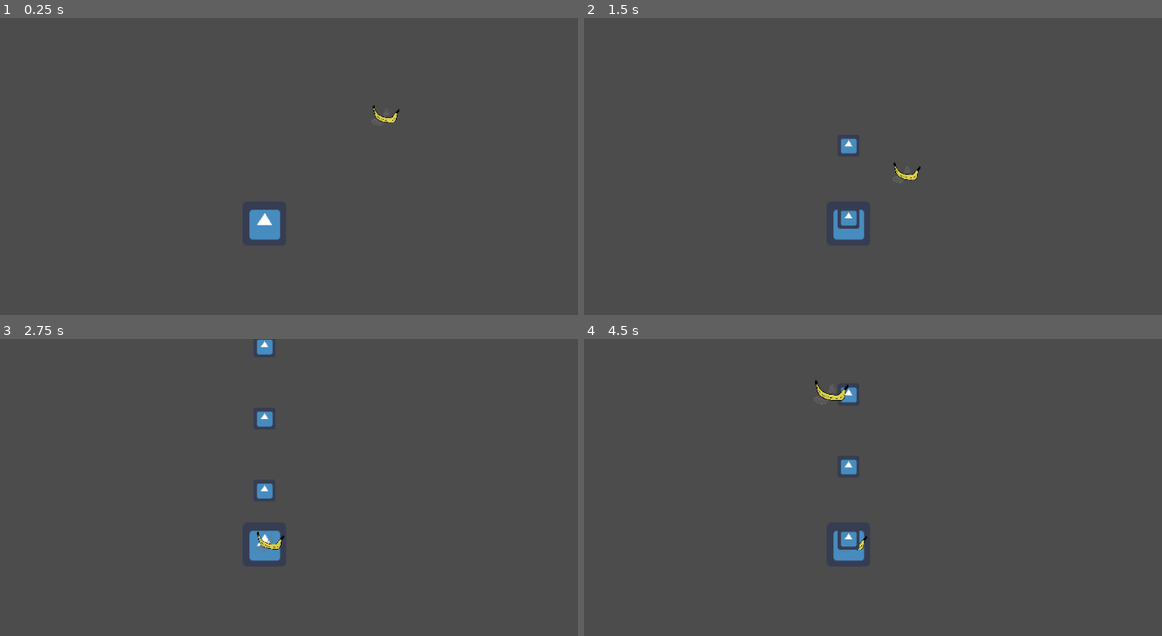
Above: before the commit, frames 1-4 (two rows, left to right).
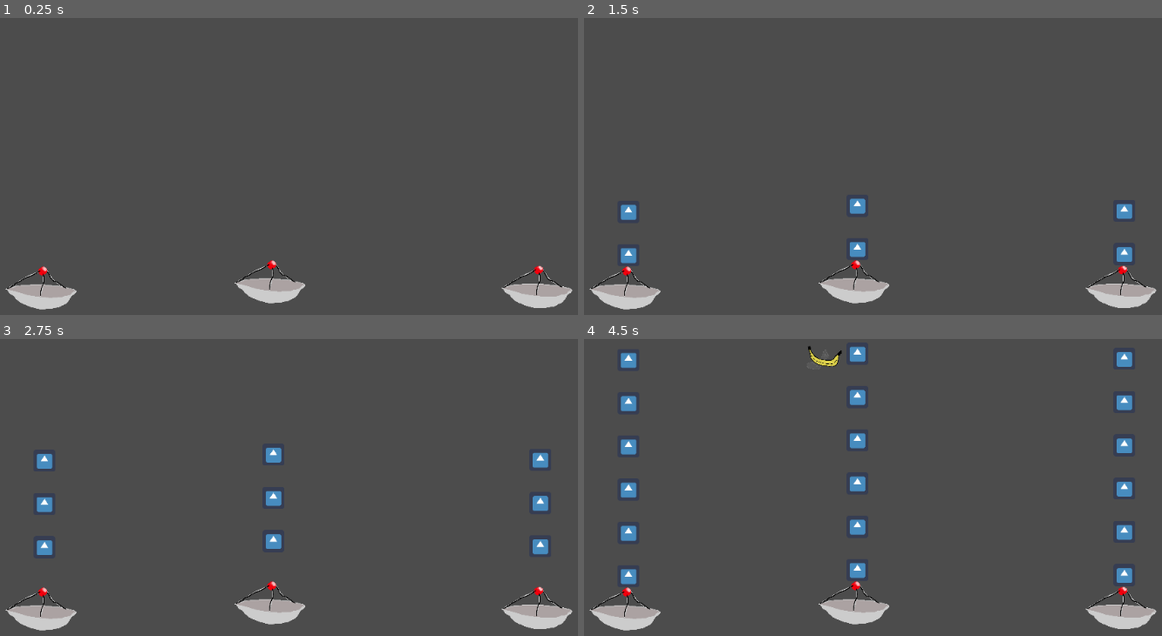
Above: after the commit, the same moments.

Repository: almbr/LameJam-2
Game: Godot game, scene res://World.tscn
Same seed, same stepped clock (60 frames per second), same inputs: the game is played once before the commit and once after it. The engine's default icon, where the game draws it, is replaced by a stand-in: a white triangle on a blue panel in a dark square.
Inputs (mouse positions are in pixels of both pictures, inside the frame that each line leads up to):
- Up to frame 1 (0.25 s): no input
- Up to frame 2 (1.5 s): move the mouse to (988, 202) at 0.52 s; click (988, 202) at 0.67 s; move the mouse to (699, 240) at 1.27 s; click (699, 240) at 1.42 s
- Up to frame 3 (2.75 s): move the mouse to (323, 451) at 2.02 s; click (323, 451) at 2.17 s
- Up to frame 4 (4.5 s): move the mouse to (803, 624) at 2.77 s; click (803, 624) at 2.92 s; move the mouse to (1046, 603) at 3.52 s; click (1046, 603) at 3.67 s; move the mouse to (630, 481) at 4.27 s; click (630, 481) at 4.42 s

The runs differ from the first frame. In frame 1, 3.1% of the frame differs, in the area x 0-100%, y 29-99%; in frame 2, 4.0%; in frame 3, 4.5%; in frame 4, 5.9%, in the area x 0-100%, y 2-99%.

Commit message:
Designa antenn.

Diff:
--- a/Banan.tscn
+++ b/Banan.tscn
@@ -4,6 +4,7 @@
 [ext_resource path="res://images/banan.png" type="Texture" id=2]
 
 [node name="Banan" type="KinematicBody2D"]
+collision_layer = 2
 script = ExtResource( 1 )
 __meta__ = {
 "_edit_group_": true
@@ -12,3 +13,6 @@
 [node name="Sprite" type="Sprite" parent="."]
 scale = Vector2( 0.09, 0.089532 )
 texture = ExtResource( 2 )
+
+[node name="CollisionPolygon2D" type="CollisionPolygon2D" parent="."]
+polygon = PoolVector2Array( -11.1021, -19.9397, -8.2183, -11.4873, -1.35692, -4.42706, 16.9401, 0.0477524, 22.3099, -3.03489, 33.3477, -15.266, 35.9332, -12.6806, 26.7847, 8.10241, 16.244, 9.39514, -7.22389, 2.53376, -15.1791, -20.8347, -11.997, -22.2269 )
--- a/Projectile.tscn
+++ b/Projectile.tscn
@@ -3,8 +3,11 @@
 [ext_resource path="res://scripts/Projectile.gd" type="Script" id=1]
 [ext_resource path="res://icon.png" type="Texture" id=2]
 
-[node name="Projectile" type="KinematicBody2D"]
+[node name="Projectile" type="KinematicBody2D" groups=[
+"projectile",
+]]
 scale = Vector2( 0.97732, 0.989031 )
+collision_mask = 2
 script = ExtResource( 1 )
 __meta__ = {
 "_edit_group_": true
@@ -13,3 +16,6 @@
 [node name="Sprite" type="Sprite" parent="."]
 scale = Vector2( 0.513232, 0.513232 )
 texture = ExtResource( 2 )
+
+[node name="CollisionPolygon2D" type="CollisionPolygon2D" parent="."]
+polygon = PoolVector2Array( -16.1766, 15.1043, -15.8367, -15.6261, 15.7717, -15.1223, 15.7717, 16.2798 )
--- a/World.tscn
+++ b/World.tscn
@@ -1,37 +1,19 @@
-[gd_scene load_steps=6 format=2]
+[gd_scene load_steps=4 format=2]
 
-[ext_resource path="res://scripts/antenna.gd" type="Script" id=1]
-[ext_resource path="res://icon.png" type="Texture" id=2]
-[ext_resource path="res://Banan.tscn" type="PackedScene" id=3]
-[ext_resource path="res://scripts/SpawnArea.gd" type="Script" id=4]
+[ext_resource path="res://antenna.tscn" type="PackedScene" id=1]
+[ext_resource path="res://scripts/SpawnArea.gd" type="Script" id=2]
 
 [sub_resource type="RectangleShape2D" id=1]
-extents = Vector2( 500.072, 20.6796 )
+extents = Vector2( 500.072, 24.3619 )
 
 [node name="World" type="Node2D"]
 scale = Vector2( 1, 1.00614 )
 
-[node name="antenna" type="KinematicBody2D" parent="." groups=[
-"antenna",
-]]
-position = Vector2( 529.196, 300.886 )
-scale = Vector2( 1, 1.01734 )
-script = ExtResource( 1 )
-__meta__ = {
-"_edit_group_": true
-}
-shoot_delta = 1
-
-[node name="Sprite" type="Sprite" parent="antenna"]
-texture = ExtResource( 2 )
-
-[node name="Banan" parent="." instance=ExtResource( 3 )]
-position = Vector2( 718.105, 129.226 )
-scale = Vector2( 0.79635, 0.846962 )
+[node name="antenna" parent="." instance=ExtResource( 1 )]
 
 [node name="SpawnArea" type="Area2D" parent="."]
 position = Vector2( 82.2641, -34.9467 )
-script = ExtResource( 4 )
+script = ExtResource( 2 )
 
 [node name="Shape" type="CollisionShape2D" parent="SpawnArea"]
 position = Vector2( 431.194, -23.3404 )
@@ -40,4 +22,10 @@
 [node name="Spawntimer" type="Timer" parent="."]
 wait_time = 3.09
 autostart = true
+
+[node name="antenna2" parent="." instance=ExtResource( 1 )]
+position = Vector2( 930.461, 409.65 )
+
+[node name="antenna3" parent="." instance=ExtResource( 1 )]
+position = Vector2( 202.415, 411.148 )
 [connection signal="timeout" from="Spawntimer" to="SpawnArea" method="_on_Spawntimer_timeout"]
--- /dev/null
+++ b/antenna.tscn
@@ -0,0 +1,27 @@
+[gd_scene load_steps=3 format=2]
+
+[ext_resource path="res://scripts/antenna.gd" type="Script" id=1]
+[ext_resource path="res://images/antenn.png" type="Texture" id=2]
+
+[node name="antenna" type="KinematicBody2D" groups=[
+"antenna",
+]]
+position = Vector2( 538.552, 402.159 )
+scale = Vector2( 1, 1.01734 )
+collision_mask = 2
+script = ExtResource( 1 )
+__meta__ = {
+"_edit_group_": true
+}
+shoot_delta = 1
+
+[node name="Sprite" type="Sprite" parent="."]
+position = Vector2( -1.84155, 0 )
+scale = Vector2( 0.146722, 0.15319 )
+texture = ExtResource( 2 )
+
+[node name="CollisionPolygon2D" type="CollisionPolygon2D" parent="."]
+polygon = PoolVector2Array( 0.341553, 16.1378, 33.3104, 8.76471, 50.7878, -9.86227, 3.51923, -44.0117, -52.8852, -14.519, -32.23, 5.66019 )
+
+[node name="FirePoint" type="Node2D" parent="."]
+position = Vector2( 3.59241, -59.079 )
--- a/scripts/Banan.gd
+++ b/scripts/Banan.gd
@@ -1,27 +1,40 @@
 extends KinematicBody2D
 
-export var speed = 100
+export var speed = 1
 
 var target
-
-const UP = Vector2(0,-1)
+var collision_info
 
 # Called when the node enters the scene tree for the first time.
 func _ready():
 	target = get_target()
 
 # Called every frame. 'delta' is the elapsed time since the previous frame.
-func _process(_delta):
+func _physics_process(_delta):
 	var target_position = target.get_position()
 	move_towards(target_position)
+
+	# When banana collides with object
+	if collision_info:
+		#print("Collided")
+		# If hit by projectile: die
+		if collision_info.get_collider().is_in_group("projectile"):
+			die()
+
+		elif collision_info.get_collider().is_in_group("antenna"):
+			print("Collided with antenna")
 
 # Moves towards a position. To be called from _process. Should be randomized later.
 func move_towards(position):
 	var direction = get_position().direction_to(position)
 	var velocity = direction*speed
-	velocity = move_and_slide(velocity, UP)
+	collision_info = move_and_collide(velocity)
 
 # Returns the banana's target
 func get_target():
 	# Returns the antenna
 	return get_tree().get_nodes_in_group("antenna")[0]
+
+func die():
+	# Maybe animation?
+	queue_free()
--- a/scripts/Projectile.gd
+++ b/scripts/Projectile.gd
@@ -11,7 +11,7 @@
 	vel = velocity
 
 func _process(_delta):
-	vel = move_and_slide(vel, UP)
+	position += vel
 
 # Called every frame. 'delta' is the elapsed time since the previous frame.
 #func _process(delta):
--- a/scripts/SpawnArea.gd
+++ b/scripts/SpawnArea.gd
@@ -1,8 +1,6 @@
 extends Area2D
 
 # This area spawns bananas
-#var Shape = get_node("Shape")
-#var centerpos = colshape2d.position + area2d.position
 var centerpos
 var size = Vector2()
 var positionInArea = Vector2()
@@ -16,10 +14,6 @@
 	print("Centerpos: ", centerpos)
 	print("Size: ", size)
 
-# Called every frame. 'delta' is the elapsed time since the previous frame.
-#func _process(delta):
-#	pass
-
 # Spawn banana
 func _on_Spawntimer_timeout():
 	positionInArea.x = (randi() % int(size.x)) - (size.x/2) + centerpos.x
--- a/scripts/antenna.gd
+++ b/scripts/antenna.gd
@@ -7,7 +7,7 @@
 var shoot_counter : float = 0
 export var shoot_delta = 3
 export var shoot_frequency : float = 1
-export var projectile_speed = 100
+export var projectile_speed = 1
 
 # Projectile object scene
 var projectile = preload("res://Projectile.tscn")
@@ -39,13 +39,12 @@
 
 # Shoots a projectile in the current angle
 func shoot():
-	print("Shoot")
 	# Set projectile velocity to speed of projectile_speed and angle of antenna
 	var antenna_rotation = self.get_rotation() - 3*PI/4
 	var projectile_velocity = Vector2(projectile_speed, projectile_speed).rotated(antenna_rotation)
 
 	# Create projectile and add as child to root
 	var p = projectile.instance()
-	p.set_position(self.get_position())
+	p.set_position($FirePoint.get_global_position())
 	p.init(projectile_velocity)
 	get_tree().get_root().add_child(p)
Binary file added: images/antenn.png
Not shown, added: images/antenn.png.import
Not shown, added: images/antenn.kra
